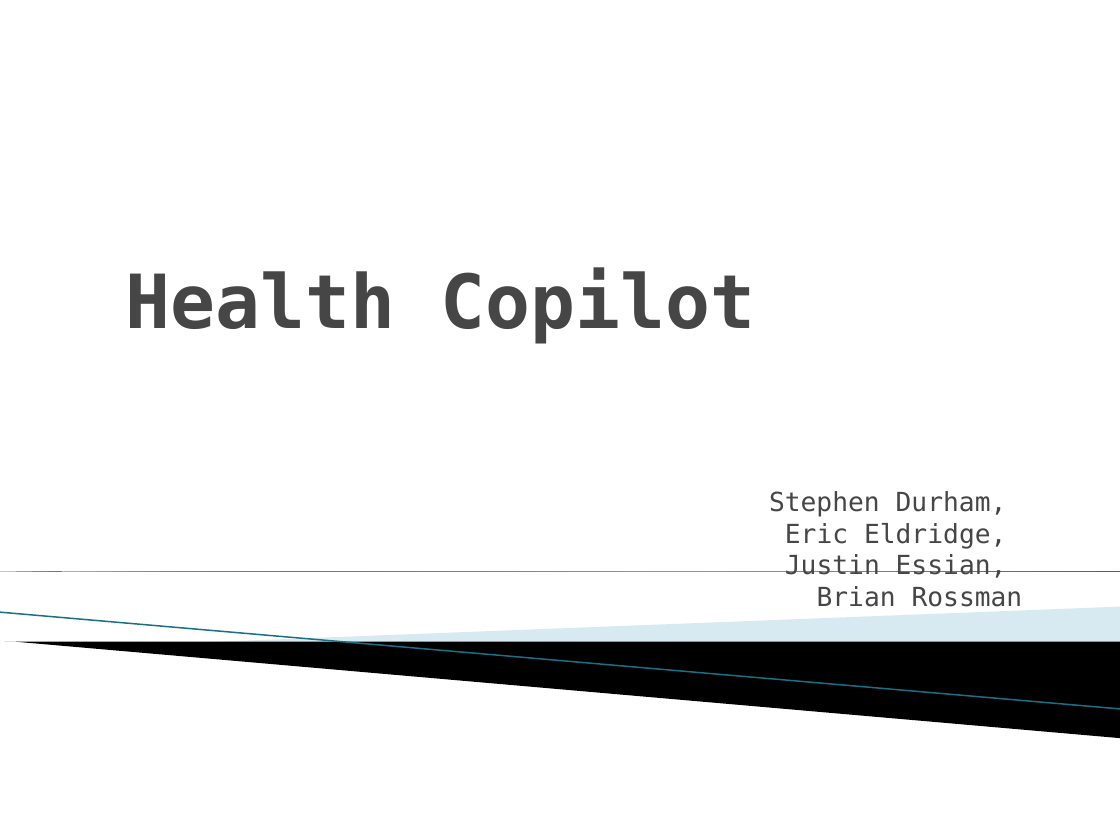
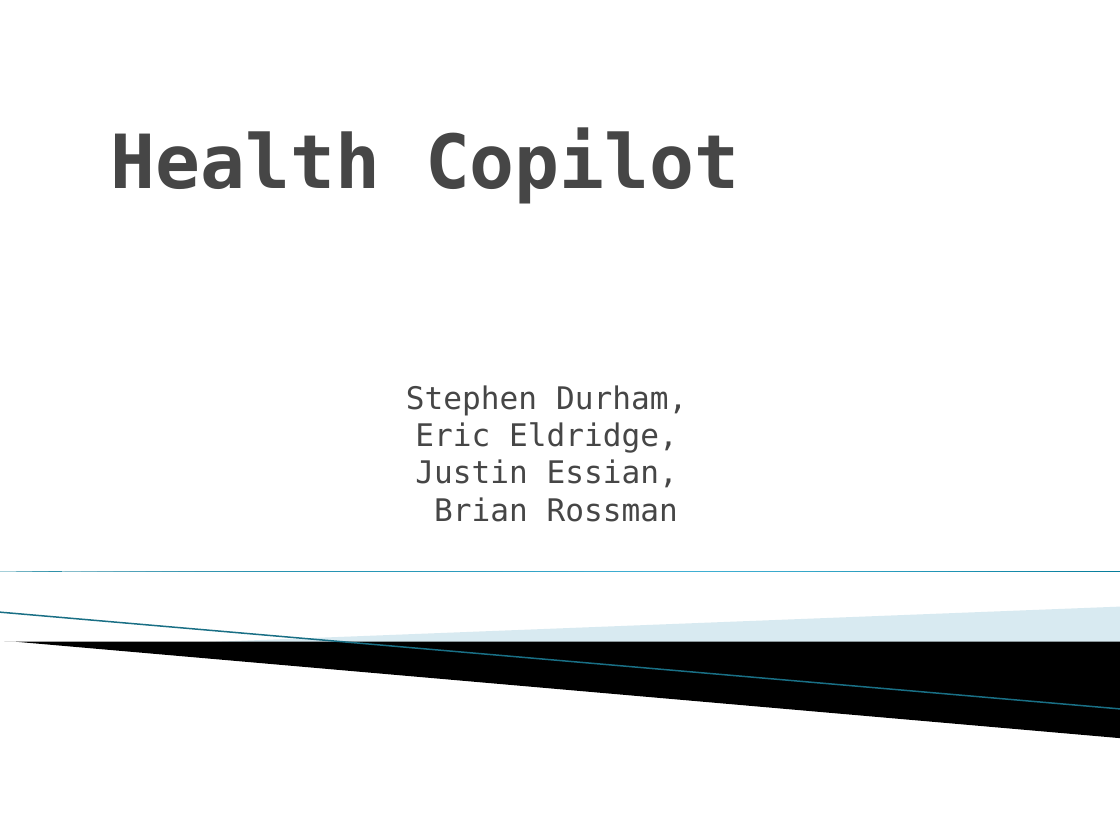
Before and after one commit to ejeldridge/MealPlanner, a slide deck: slide 1 of doc/Health Copilot.pptx. Drawn at 1120x840 pixels with LibreOffice and Linux fonts; fonts in the diff are those of the drawing; background and template pictures are left out. Boxes give left, top, right and bottom in pixels: in the first picture for what was removed or moved away, otherwise in the second. Text is boxed around its words. In the diff, an @@ line names an element or a change of style, - is before the commit and + after.

```diff
--- a/doc/Health Copilot.pptx
+++ b/doc/Health Copilot.pptx
@@ title "Health Copilot": place and size @@
-title "Health Copilot" at <box>126,267,756,344</box>
+title "Health Copilot" at <box>110,127,740,204</box>
@@ title "Health Copilot" at <box>110,127,740,204</box>: alignment right to centre @@
@@ subtitle "Stephen Durham, Eric Eldridge, Justin ...": place and size @@
-subtitle "Stephen Durham, Eric Eldridge, Justin ..." at <box>769,491,1023,607</box>
+subtitle "Stephen Durham, Eric Eldridge, Justin ..." at <box>406,385,687,522</box>
@@ subtitle "Stephen Durham, Eric Eldridge, Justin ..." at <box>406,385,687,522</box>: size 16.9 to 20 pt; alignment right to centre @@
```
Also in this commit, not shown: 1 other slide changed, 3 other files.
